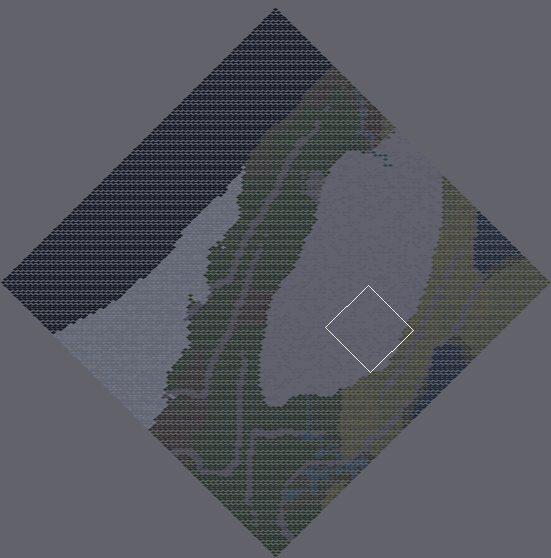
Tiled map: assets/maps/planet.tmx. Above: a wide view before the commit, with the close-up outlined.
Close-up. As it was:
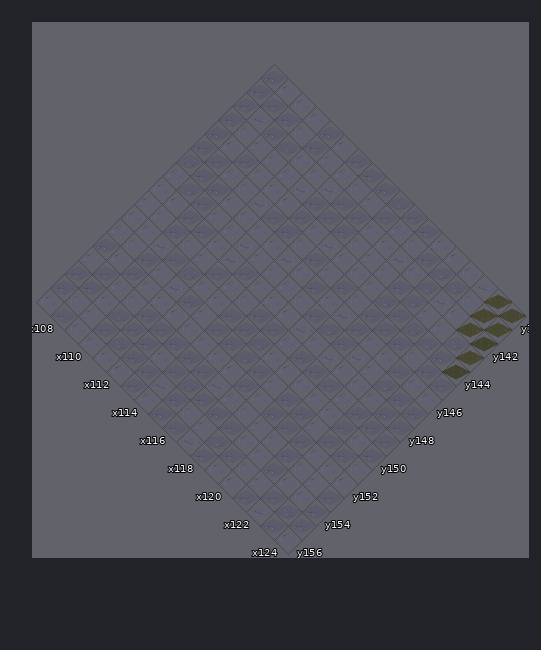
Cells are 64x64 px. Isometric: x runs down to the right, y down to the left. Shown: x 107..124, y 140..156. The commit also changed other parts of the map, which this record leaves out. Tiles whose own drawing changed are shown in their newer look in all pictures.
After the commit:
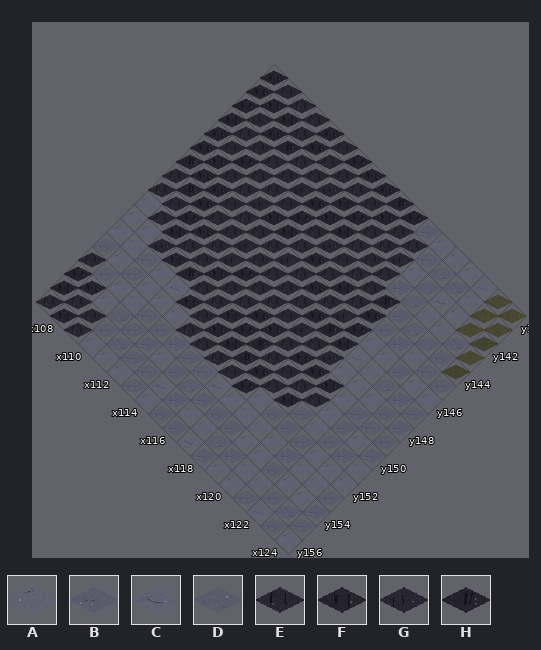
Key: from "planet_tiles": A 12, B 13, C 14, D 15, E 108, F 109, G 110, H 111.
_ is an empty cell, . an unchanged one.
The exact change:
--- layer "Ground"
@@ x 107..120 @@
-140 BAAABABBBDB...
-141 BBBABAAAABAA..
-142 BCBDAACBBAAC..
-143 BAAAACBBBAAA..
-144 BABAAABACAAAD.
-145 BBAACBBABABAB.
-146 DBBAAAACABACB.
-147 ADBAACAAAABDB.
-148 AABBACBAAACAC.
-149 .ABAABAABBABBB
-150 ..CBDAABBDAAAA
-151 .....BABBDBAB.
-152 ......AAAAB...
-153 A.............
-154 BB............
-155 BAA...........
-156 ABA...........
+140 FEEEFEFFFHF...
+141 FFFEFEEEEFEE..
+142 FGFHEEGFFEEG..
+143 FEEEEGFFFEEE..
+144 FEFEEEFEGEEEH.
+145 FFEEGFFEFEFEF.
+146 HFFEEEEGEFEGF.
+147 EHFEEGEEEEFHF.
+148 EEFFEGFEEEGEG.
+149 .EFEEFEEFFEFFF
+150 ..GFHEEFFHEEEE
+151 .....FEFFHFEF.
+152 ......EEEEF...
+153 E.............
+154 FF............
+155 FEE...........
+156 EFE...........
Changed places in both close-ups, as pixel boxes (x1, y1, x2, y2):
changed: (148, 70, 428, 408)
changed: (36, 252, 106, 338)
